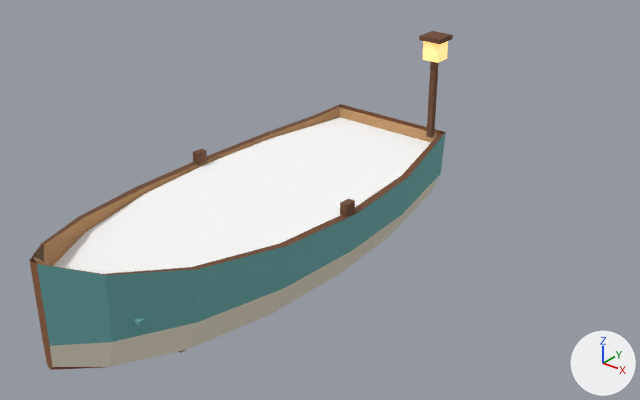
One commit to the glTF model assets/props/boat.glb: the scene before it, then after it.
Both versions are drawn from a 50 mm lens placed at (3.44, -3.68, 2.74), pointed at (0.37, 0.15, 0.36). Lighting does not change. The marker at lower right points along +X, +Y and +Z. The older version comes first. Where no turn or scale is listed for an object, it has been applied to the vertices.

Objects in the first picture: 'boat', 'lantern', 'water_mask'.
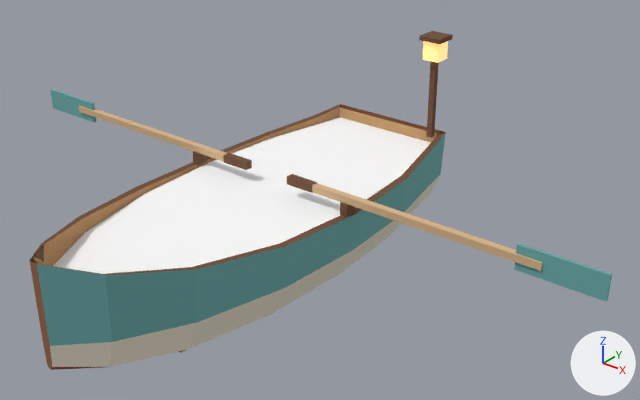
What the commit changed:
Mesh me_oar_r is new.
It consists of a box spanning x -0.44..1.25, y -0.02..0.02, z -0.02..0.02; a box spanning x -0.45..-0.25, y -0.03..0.03, z -0.03..0.03; a box spanning x 1.1..1.6, y -0.01..0.01, z -0.08..0.08.
It uses material mat_palette.
Object 'oar_r' (ob_oar_r) is new; it shows me_oar_r.
Its parent is ob_boat.
Its location is (-0.62, 0.1, 0.46).
Its rotation in degrees is (0, 0, -180).
Object 'oar_l' (ob_oar_l) is new; it shows a copy of me_oar_r.
Its parent is ob_boat.
Its location is (0.62, 0.1, 0.46).

Location of each change, [x1, y1, x2, y2] in pixels of the pictures (640 x 400 px):
'oar_l', added: after [287, 174, 612, 302]
'oar_r', added: after [50, 89, 252, 170]
